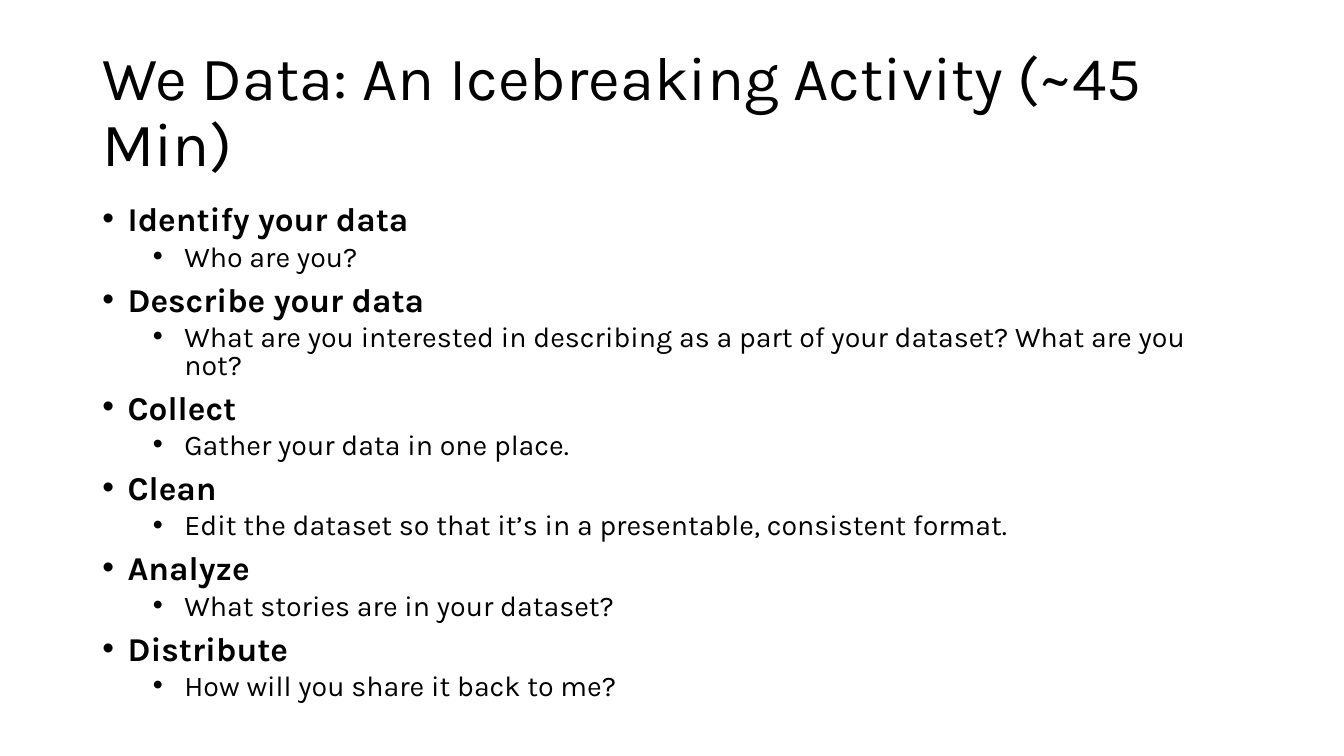
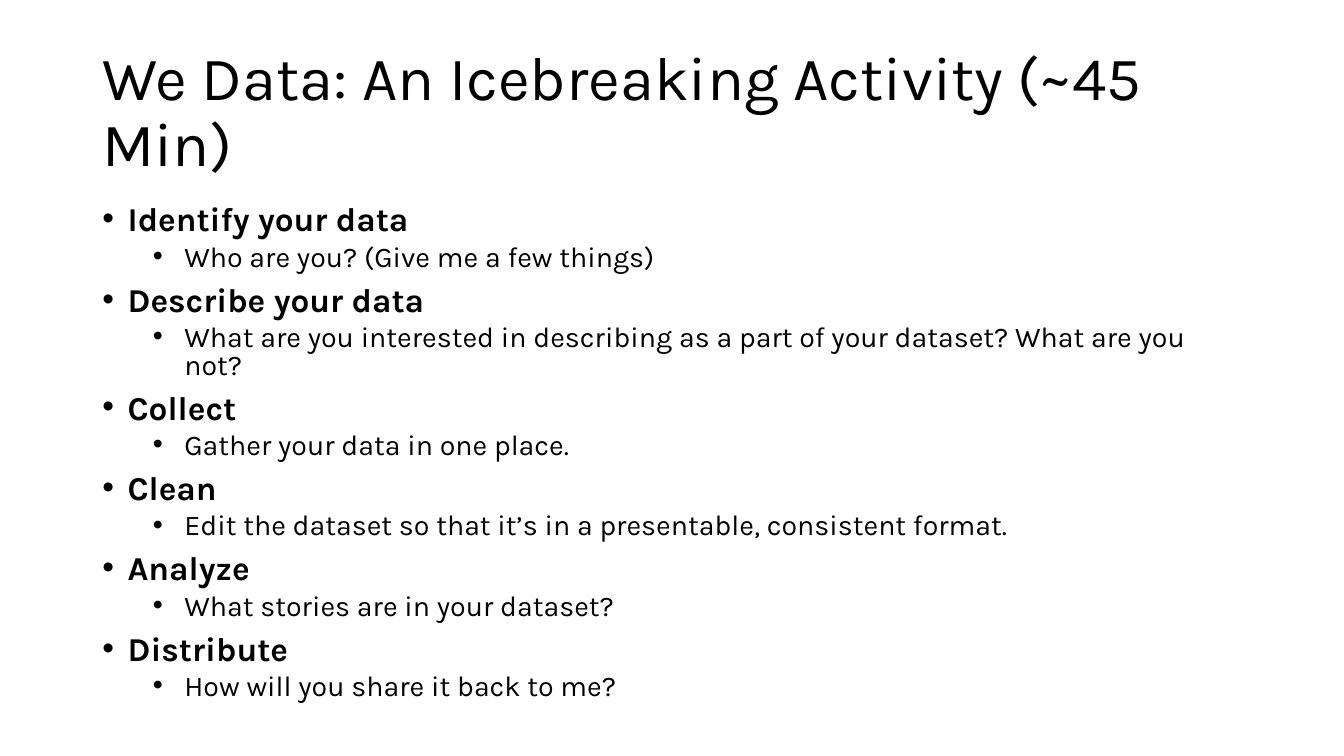
Before and after one commit to walshbr/data-for-the-rest-of-us, a slide deck: slide 3 of resources/week-1/intro.pptx. Drawn at 1344x756 pixels with LibreOffice and Linux fonts; fonts in the diff are those of the drawing. Boxes give left, top, right and bottom in pixels: in the first picture for what was removed or moved away, otherwise in the second. Text is boxed around its words. In the diff, an @@ line names an element or a change of style, - is before the commit and + after.

```diff
--- a/resources/week-1/intro.pptx
+++ b/resources/week-1/intro.pptx
@@ text at <box>184,246,654,274</box>: text changed @@
-  • Who are you?
+  • Who are you? (Give me a few things)
```
Also in this commit, not shown: 3 other slides changed, 2 slides added, 2 other files.
